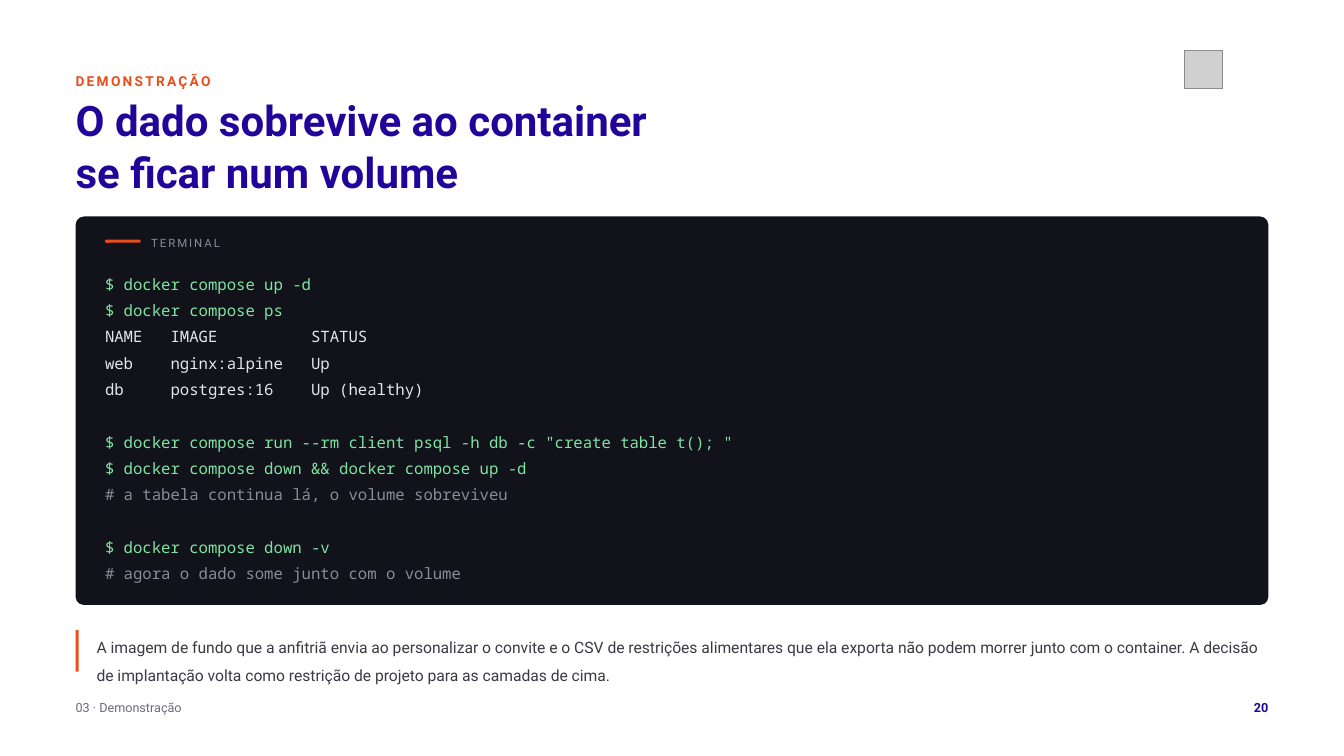
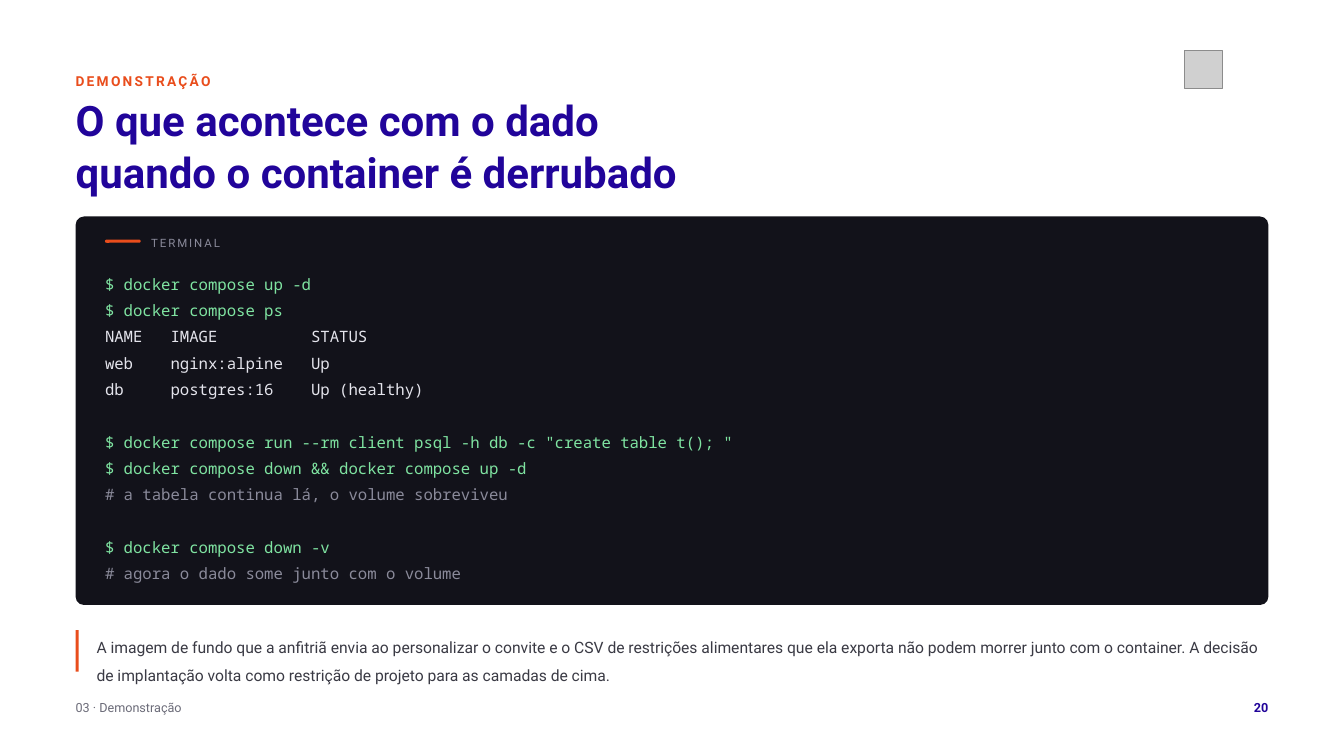
Before and after one commit to tcpassos/invite-app, a slide deck: slide 20 of trabalhos/T1-Docker-Invite-People.pptx. Drawn at 1344x756 pixels with LibreOffice and Linux fonts; fonts in the diff are those of the drawing; grey boxes stand for pictures. Boxes give left, top, right and bottom in pixels: in the first picture for what was removed or moved away, otherwise in the second. Text is boxed around its words. In the diff, an @@ line names an element or a change of style, - is before the commit and + after.

```diff
--- a/trabalhos/T1-Docker-Invite-People.pptx
+++ b/trabalhos/T1-Docker-Invite-People.pptx
@@ text at [76, 104, 677, 197]: text changed @@
-O dado sobrevive ao container
-se ficar num volume
+O que acontece com o dado
+quando o container é derrubado
```
Also in this commit, not shown: 5 other slides changed, 9 other files.
